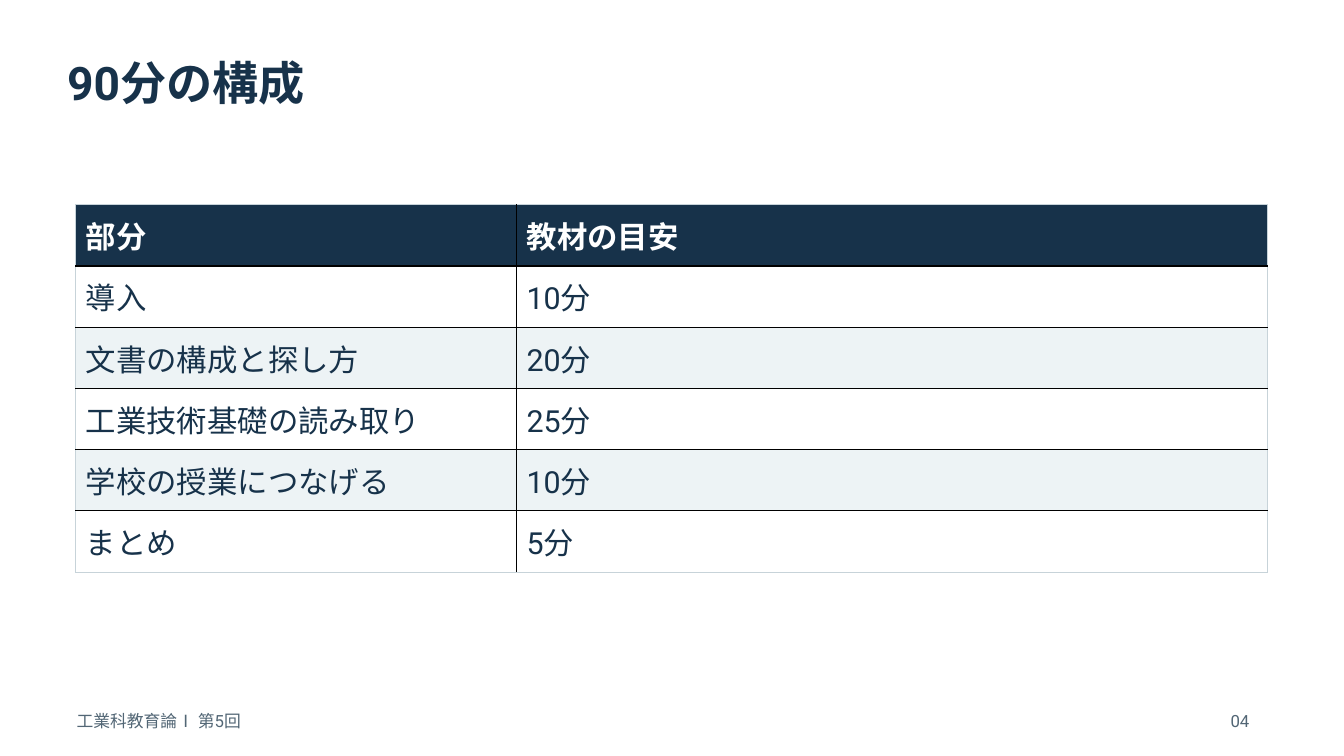
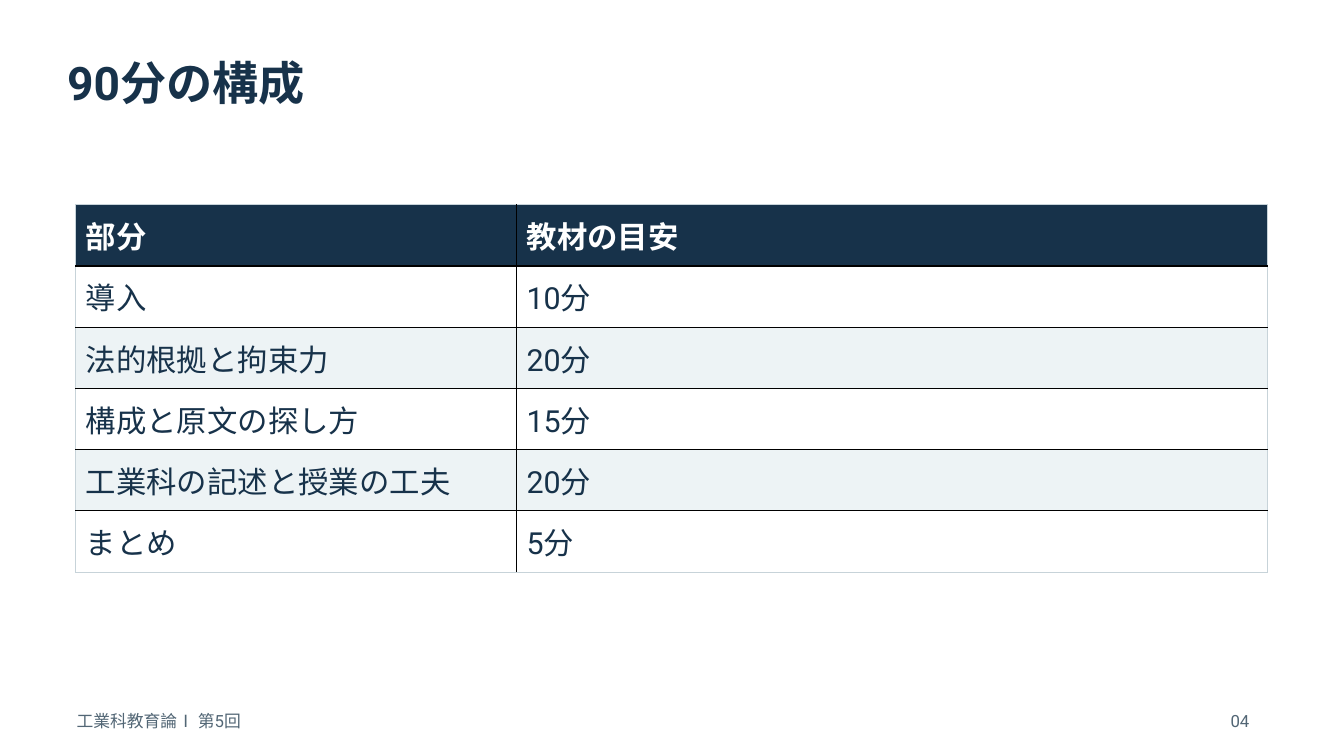
Before and after one commit to zooc-14calbp/industrial-education-i, a slide deck: slide 4 of lessons/05/slides.pptx. Drawn at 1344x756 pixels with LibreOffice and Linux fonts; fonts in the diff are those of the drawing. Boxes give left, top, right and bottom in pixels: in the first picture for what was removed or moved away, otherwise in the second. Text is boxed around its words. In the diff, an @@ line names an element or a change of style, - is before the commit and + after.

```diff
--- a/lessons/05/slides.pptx
+++ b/lessons/05/slides.pptx
@@ table at (76, 205, 1268, 573) @@
-row 3, column 1: 文書の構成と探し方
+row 3, column 1: 法的根拠と拘束力
-row 4, column 1: 工業技術基礎の読み取り
+row 4, column 1: 構成と原文の探し方
-row 4, column 2: 25分
+row 4, column 2: 15分
-row 5, column 1: 学校の授業につなげる
+row 5, column 1: 工業科の記述と授業の工夫
-row 5, column 2: 10分
+row 5, column 2: 20分
```
Also in this commit, not shown: 30 other slides changed, 6 slides added, 6 other files.
